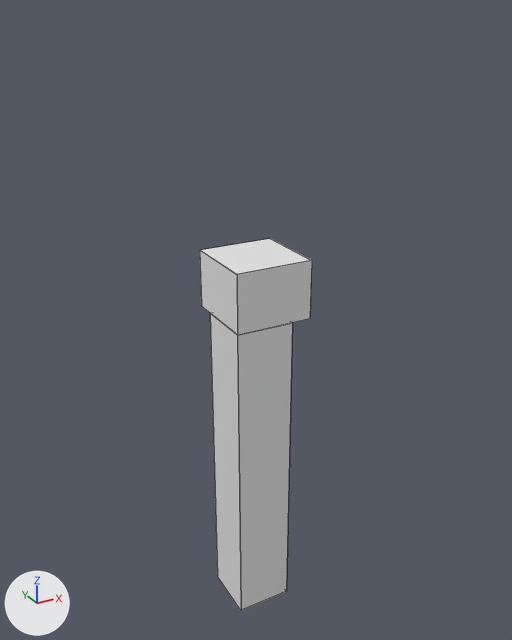
An edit to the FBX model SmugglerUnity/Assets/Models/urbanShops/wallCorner1.fbx, drawn before and after from the same camera.
Rendered twice from a 50 mm lens placed at (-2.37, -3.66, 3.09), pointed at (-0.77, -0.75, 1.63). The axes (+X, +Y, +Z) are drawn at lower left. The lights are the same throughout. Mesh edges are drawn as thin lines. Vertices at the same position are counted once.

Names of what the first picture shows: 'wallCorner1'.
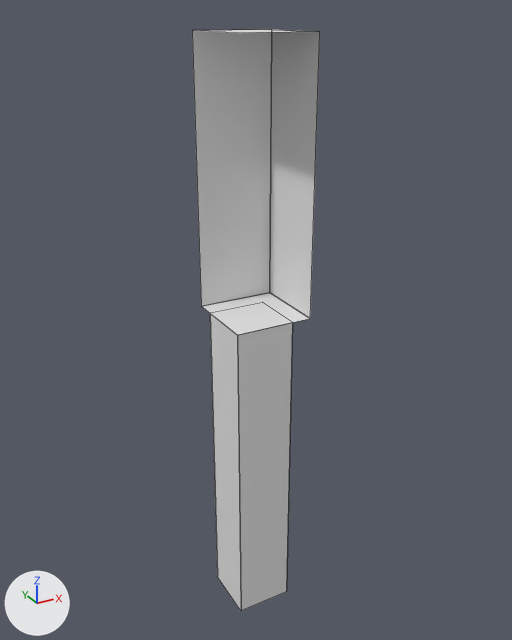
Where the change shows, as pixel boxes [x1, y1, x2, y2] in the pictures (512 x 640 px):
```json
{"object": "wallCorner1", "change": "reshaped", "before": [200, 238, 312, 610], "after": [192, 29, 320, 611], "on screen": "14% wider, 56% taller"}
```

Edits to the scene script, one JSON object a line:
```json
{"block": "me_mesh", "where": "# used by ob_wallcorner1; location = (0.0, 0.0, 0.0)"}
{"op": "remove", "block": "me_mesh", "code": "me_mesh.from_pydata(...)  # 48 vertices, 52 faces; spans x -1.0..-0.6, y -1.0..-0.6, z 0.0..2.0"}
{"op": "add", "block": "me_mesh", "code": "me_mesh.from_pydata(...)  # 33 vertices, 19 faces; spans x -1.0..-0.6, y -1.0..-0.6, z 0.0..3.0"}
{"block": "me_mesh", "change": "me_mesh part 1"}
{"block": "me_mesh", "change": "23 vertices are removed from x -1.0..-0.6, y -1.0..-0.6, z 0.0..2.0"}
{"block": "me_mesh", "change": "50 faces are deleted"}
{"block": "me_mesh", "change": "8 vertices are added at x -1.0..-0.6, y -1.0..-0.6, z 3.0"}
{"block": "me_mesh", "change": "17 new faces join them"}
```
